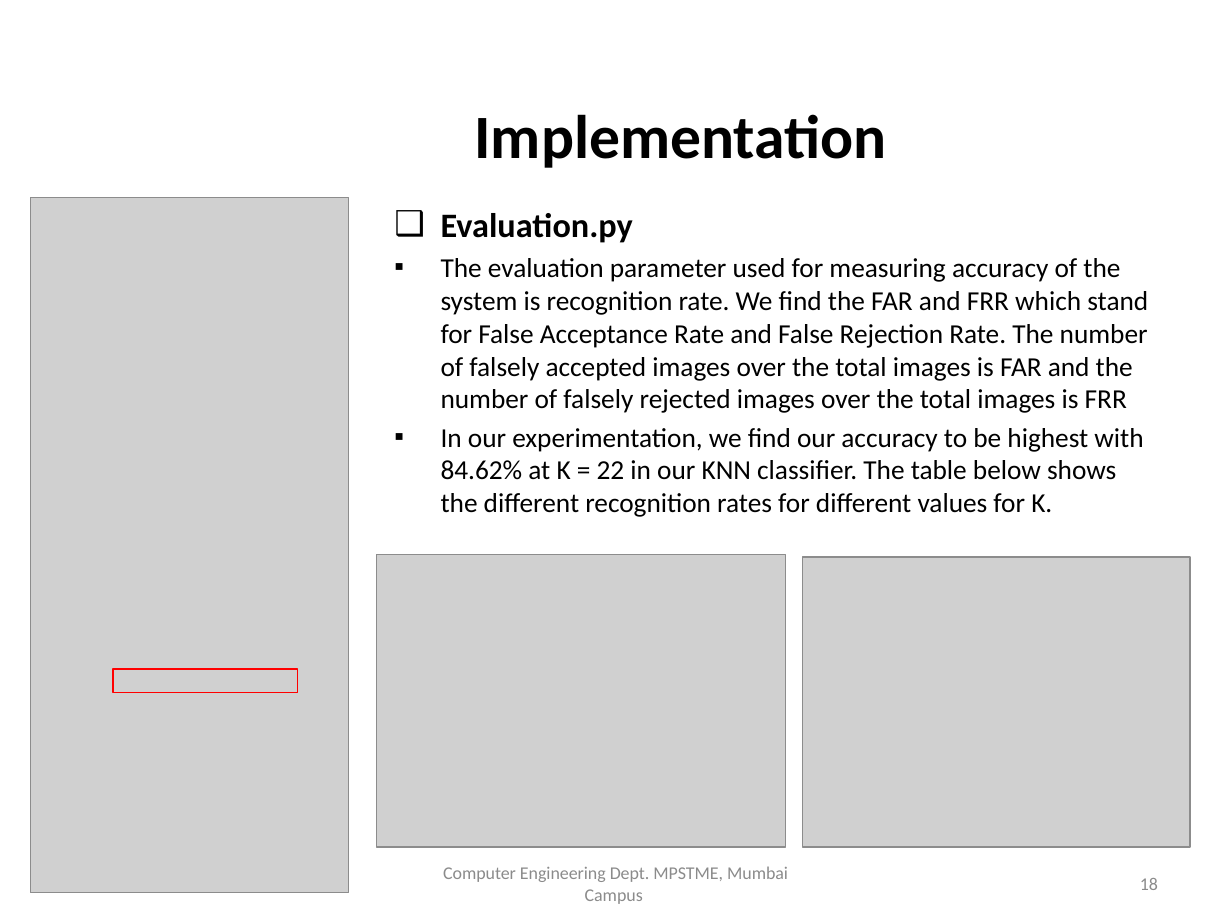
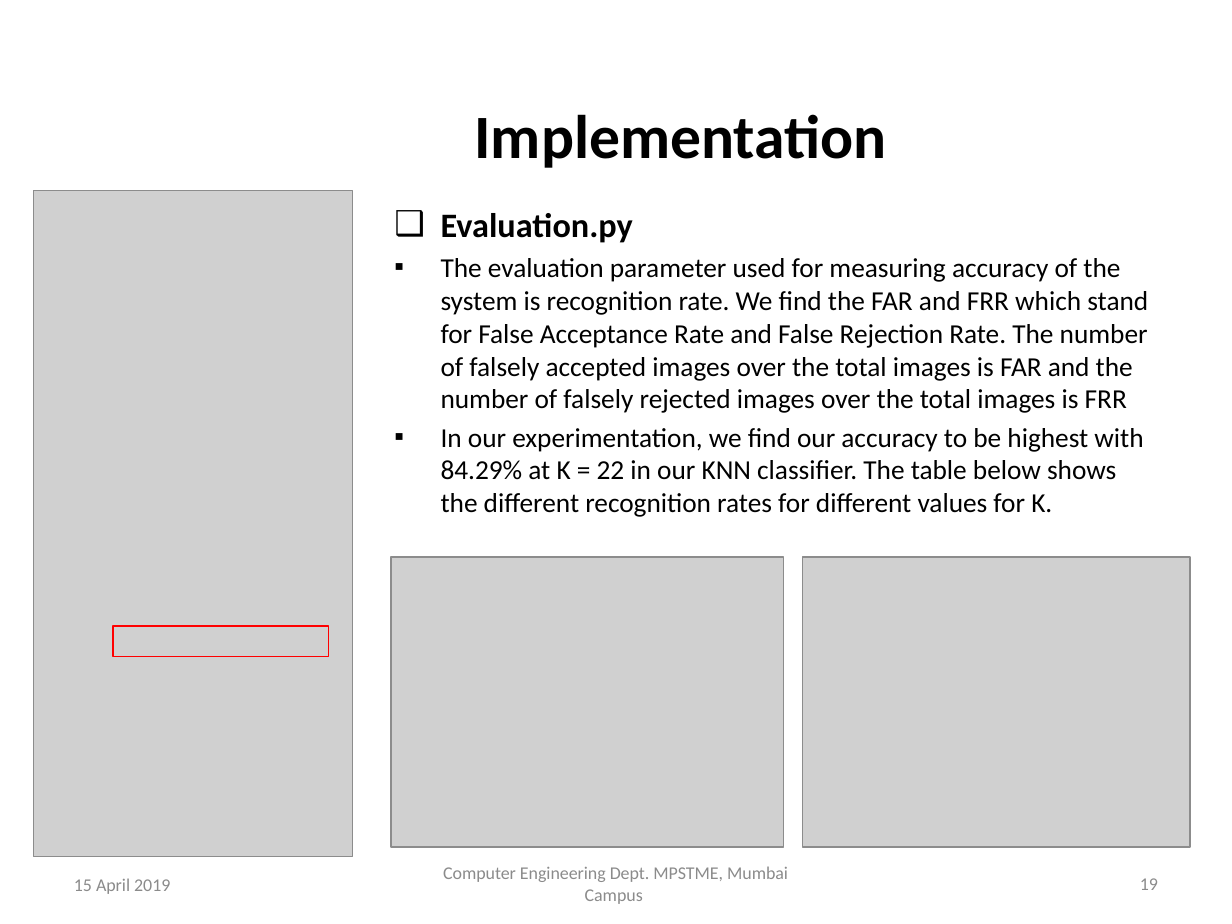
Before and after one commit to TeeeJaey/SignatureVerifier, a slide deck: slide 19 of PPT/B002_ProjectPPT.pptx (slide 18 before the commit). Drawn at 1232x924 pixels with LibreOffice and Linux fonts; fonts in the diff are those of the drawing; grey boxes stand for pictures; background and template pictures are left out. Boxes give left, top, right and bottom in pixels: in the first picture for what was removed or moved away, otherwise in the second. Text is boxed around its words. In the diff, an @@ line names an element or a change of style, - is before the commit and + after.

```diff
--- a/PPT/B002_ProjectPPT.pptx
+++ b/PPT/B002_ProjectPPT.pptx
@@ picture: place and size @@
-picture at bbox=[31, 197, 349, 893]
+picture at bbox=[33, 191, 352, 857]
@@ text at bbox=[441, 428, 1143, 517]: text changed @@
-▪ In our experimentation, we find our accuracy to be highest with 84.62% at K = 22 in our KNN classifier. The table below shows the different recognition rates for different values for K.
+▪ In our experimentation, we find our accuracy to be highest with 84.29% at K = 22 in our KNN classifier. The table below shows the different recognition rates for different values for K.
@@ picture: place and size @@
-picture at bbox=[377, 554, 786, 846]
+picture at bbox=[391, 557, 782, 846]
@@ rectangle: place and size @@
-rectangle at bbox=[113, 669, 298, 692]
+rectangle at bbox=[113, 626, 329, 655]
@@ text at bbox=[74, 878, 170, 894]: text changed @@
-22 March 2019
+15 April 2019
@@ page number at bbox=[1140, 878, 1158, 890]: text changed @@
-18
+19
```
Also in this commit, not shown: 25 other slides changed, 2 slides added, 4 other files.
